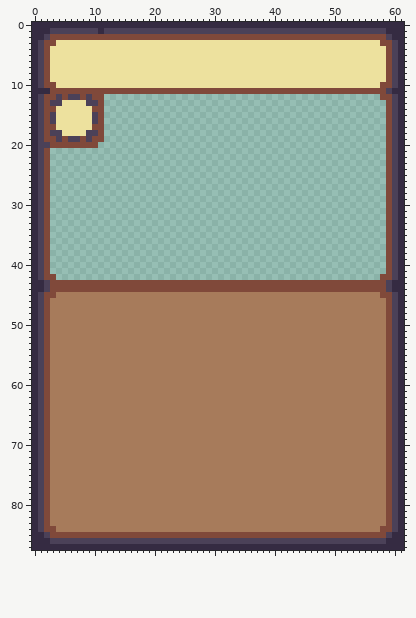
Edited in one commit: sprite sheet (layer2/rendering/assets/cards/card_frames/basic.png). That is the earlier state.
The file is 62x88 pixels.
After the commit:
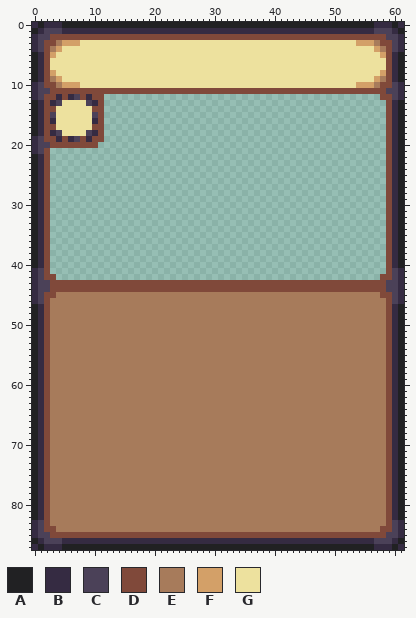
Palette (. is transparent): A #212123  B #352b42  C #4b4158  D #80493a  E #a77b5b  F #d3a068  G #ede19e
The exact change:
y 0: x 1 B -> A; x 5..56 BBBBBBBBBBBBBBBBBBBBBBBBBBBBBBBBBBBBBBBBBBBBBBBBBBBB -> AAAAAAAAAAAAAAAAAAAAAAAAAAAAAAAAAAAAAAAAAAAAAAAAAAAA; x 60 B -> A
y 1: x 0 B -> A; x 2 B -> C; x 5..10 CCCCCC -> BBBBBB; x 12..56 CCCCCCCCCCCCCCCCCCCCCCCCCCCCCCCCCCCCCCCCCCCCC -> BBBBBBBBBBBBBBBBBBBBBBBBBBBBBBBBBBBBBBBBBBBBB; x 59 B -> C; x 61 B -> A
y 2: x 1 B -> C; x 60 B -> C
y 3: x 4..7 GGGG -> EFFF; x 54..57 GGGG -> FFFE
y 4: x 3..4 GG -> EF; x 57..58 GG -> FE
y 5: x 0..1 BC -> AB; x 3 G -> F; x 58 G -> F; x 60..61 CB -> BA
y 6..7: x 0..1 BC -> AB; x 60..61 CB -> BA
y 8: x 0..1 BC -> AB; x 3 G -> F; x 58 G -> F; x 60..61 CB -> BA
y 9: x 0..1 BC -> AB; x 3..4 GG -> EF; x 57..58 GG -> FE; x 60..61 CB -> BA
y 10: x 4..7 GGGG -> EFFF; x 54..57 GGGG -> FFFE
y 11: x 1..2 BB -> CC; x 60 B -> C
y 12: x 4 C -> B; x 6 C -> B; x 9 C -> B
y 13: x 0..1 BC -> AB; x 3 C -> B; x 10 C -> B; x 60..61 CB -> BA
y 14..15: x 0..1 BC -> AB; x 60..61 CB -> BA
y 16: x 0..1 BC -> AB; x 3 C -> B; x 10 C -> B; x 60..61 CB -> BA
y 17: x 0..1 BC -> AB; x 60..61 CB -> BA
y 18: x 0..1 BC -> AB; x 3 C -> B; x 10 C -> B; x 60..61 CB -> BA
y 19: x 4 C -> B; x 6 C -> B; x 9 C -> B; x 60..61 CB -> BA
y 20..21: x 60..61 CB -> BA
y 22..40: x 0..1 BC -> AB; x 60..61 CB -> BA
y 43..44: x 1 B -> C; x 60 B -> C
y 47..82: x 0..1 BC -> AB; x 60..61 CB -> BA
y 85: x 1 B -> C; x 60 B -> C
y 86: x 0 B -> A; x 2 B -> C; x 5..56 CCCCCCCCCCCCCCCCCCCCCCCCCCCCCCCCCCCCCCCCCCCCCCCCCCCC -> BBBBBBBBBBBBBBBBBBBBBBBBBBBBBBBBBBBBBBBBBBBBBBBBBBBB; x 59 B -> C; x 61 B -> A
y 87: x 1 B -> A; x 5..56 BBBBBBBBBBBBBBBBBBBBBBBBBBBBBBBBBBBBBBBBBBBBBBBBBBBB -> AAAAAAAAAAAAAAAAAAAAAAAAAAAAAAAAAAAAAAAAAAAAAAAAAAAA; x 60 B -> A
Where, in picture pixels (left, top, right, bottom), the same in both pictures:
changed: (32, 22, 404, 550)
